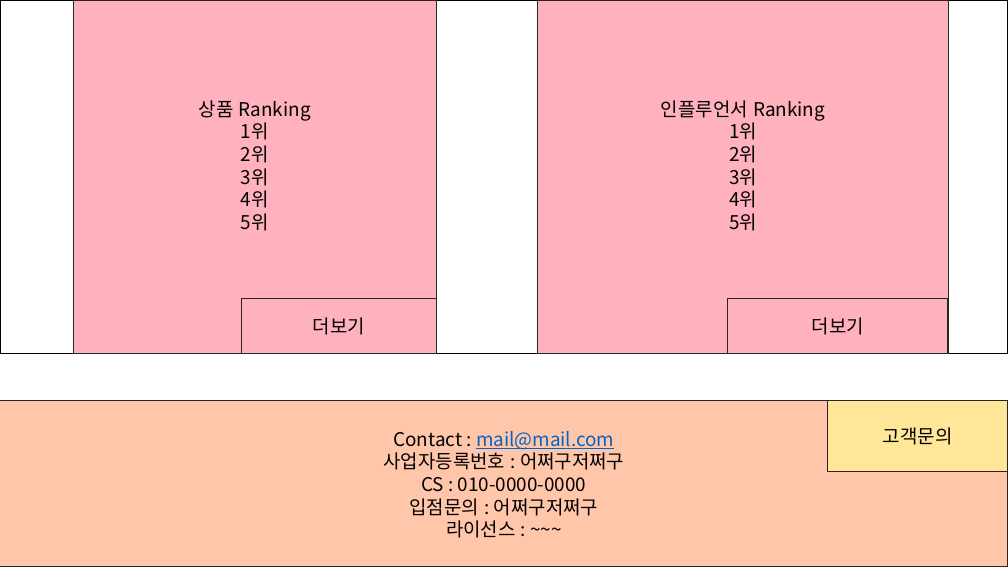
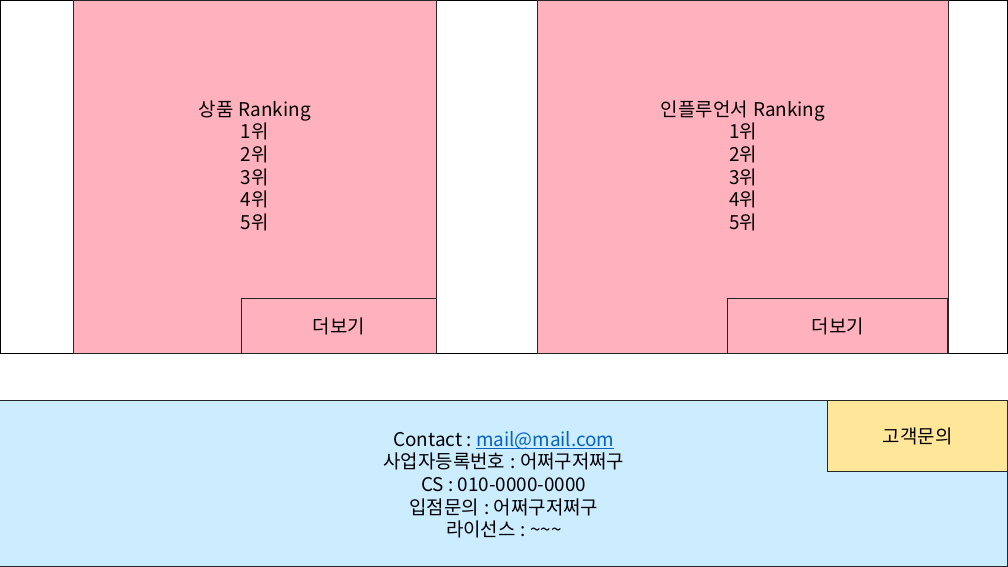
Before and after one commit to lectykim/sreview, a slide deck: slide 5 of hi/view powerpoint.pptx. Drawn at 1008x567 pixels with LibreOffice and Linux fonts; fonts in the diff are those of the drawing. Boxes give left, top, right and bottom in pixels: in the first picture for what was removed or moved away, otherwise in the second. Text is boxed around its words. In the diff, an @@ line names an element or a change of style, - is before the commit and + after.

```diff
--- a/hi/view powerpoint.pptx
+++ b/hi/view powerpoint.pptx
@@ rectangle "Contact : mail@mail.com" at bbox=[0, 401, 1008, 567]: fill #FFC6AA to #CCECFF @@
```
Also in this commit, not shown: 4 other files.
